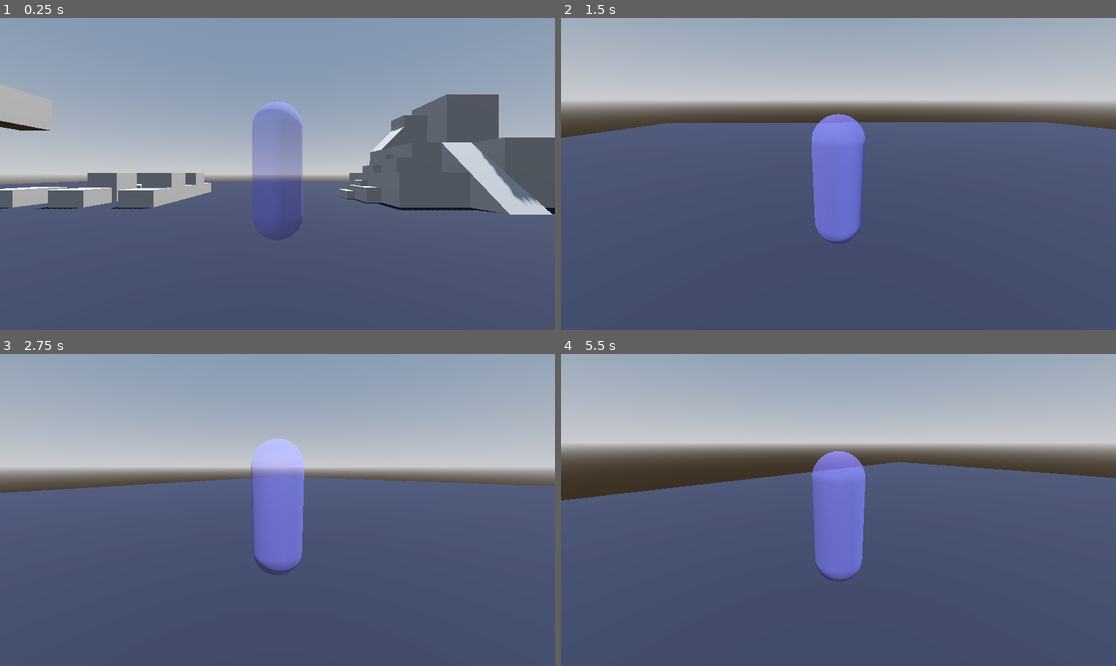
Above: before the commit, frames 1-4 (two rows, left to right).
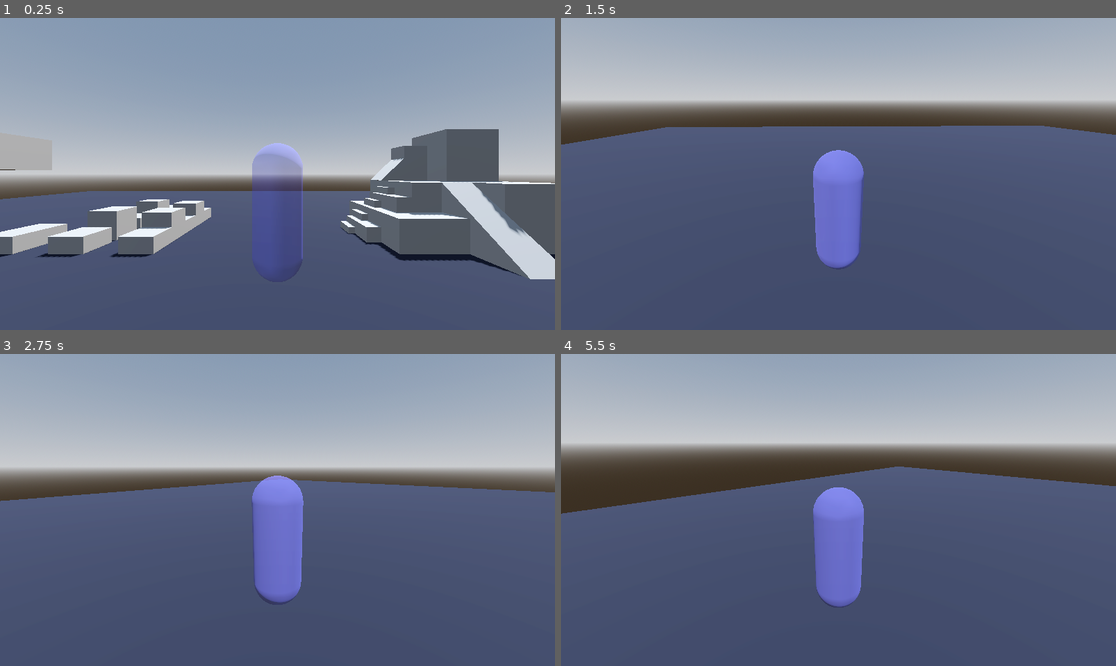
Above: after the commit, the same moments.

Repository: PantheraDigital/GodotCharacterStep
Game: Godot game, scene res://scenes/level.tscn
Two runs of this game, one before a commit and one after it. Both use one fixed random seed, a clock stepped at 60 frames per second and the inputs below.
Inputs (mouse positions are in pixels of both pictures, inside the frame that each line leads up to):
- Up to frame 1 (0.25 s): no input
- Up to frame 2 (1.5 s): move the mouse to (960, 158) at 0.52 s; hold D (move_right) 0.53-1.28 s; click (960, 158) at 0.67 s; tap Space (jump) at 0.77 s; move the mouse to (810, 174) at 1.27 s; hold W (move_forward) from 1.28 s (still down)
- Up to frame 3 (2.75 s): keep holding W (move_forward); tap Space (jump) at 1.52 s; move the mouse to (288, 503) at 2.02 s
- Up to frame 4 (5.5 s): keep holding W (move_forward); move the mouse to (832, 516) at 2.77 s; click (832, 516) at 2.92 s; tap Space (jump) at 3.02, 3.77, 4.52 s; move the mouse to (877, 513) at 3.52 s; move the mouse to (794, 506) at 4.27 s; move the mouse to (844, 510) at 5.02 s; click (844, 510) at 5.17 s

The runs differ from the first frame. In frame 1, 19% of the frame differs, in the area x 0-100%, y 21-84%; in frame 2, 3.4%; in frame 3, 3.9%; in frame 4, 4.6%.

Commit message:
step interface change
Step functions are more general use now, no longer using a collider and body. Logic has been changed to accommodate this change in used data. 
Step up function has also been adjusted to slim the stabilizer ray casts, allowing for usage on smaller surfaces.
Along with function argument changes the step functions also return a dictionary now instead of just a location. This is to provide more data to the caller allowing them to use it as they need instead of the functions having too much responsibility, limiting function flexibility.

Diff:
--- a/scenes/level.tscn
+++ b/scenes/level.tscn
@@ -69,9 +69,9 @@
 use_collision = true
 
 [node name="CSGBox3D2" type="CSGBox3D" parent="CSGCombiner3D2"]
-transform = Transform3D(1, 0, 0, 0, 0.707107, -0.707107, 0, 0.707107, 0.707107, 0, -0.915232, 1.20711)
+transform = Transform3D(1, 0, 0, 0, 0.766045, -0.642788, 0, 0.642788, 0.766045, 0, -0.936701, 1.43864)
 use_collision = true
-size = Vector3(1, 1, 3)
+size = Vector3(1, 1, 3.27966)
 
 [node name="CSGCombiner3D" type="CSGCombiner3D" parent="."]
 use_collision = true
@@ -100,20 +100,21 @@
 use_collision = true
 
 [node name="CSGBox3D6" type="CSGBox3D" parent="CSGCombiner3D3"]
-transform = Transform3D(1, 0, 0, 0, 1, 0, 0, 0, 1, 4.7, 1.2, -6)
+transform = Transform3D(1, 0, 0, 0, 1, 0, 0, 0, 1, 4.75, 1.25, -6)
 use_collision = true
 
 [node name="CSGBox3D7" type="CSGBox3D" parent="CSGCombiner3D3"]
-transform = Transform3D(1, 0, 0, 0, 1, 0, 0, 0, 1, 4.2, 0.8, -6)
+transform = Transform3D(1, 0, 0, 0, 1, 0, 0, 0, 1, 4.25, 0.65, -6)
 use_collision = true
+size = Vector3(1, 1.2, 1)
 
 [node name="CSGBox3D8" type="CSGBox3D" parent="CSGCombiner3D3"]
-transform = Transform3D(1, 0, 0, 0, 1, 0, 0, 0, 1, 3.7, 0.35, -6)
+transform = Transform3D(1, 0, 0, 0, 1, 0, 0, 0, 1, 3.75, 0.4, -6)
 use_collision = true
 size = Vector3(1, 0.7, 1)
 
 [node name="CSGBox3D9" type="CSGBox3D" parent="CSGCombiner3D3"]
-transform = Transform3D(1, 0, 0, 0, 1, 0, 0, 0, 1, 3.2, -0.05, -6)
+transform = Transform3D(1, 0, 0, 0, 1, 0, 0, 0, 1, 3.25, -0.1, -6)
 use_collision = true
 size = Vector3(1, 0.7, 1)
 
@@ -141,7 +142,7 @@
 transform = Transform3D(1, 0, 0, 0, 1, 0, 0, 0, 1, 5, 1.5, -7)
 
 [node name="CSGBox3D5" type="CSGBox3D" parent="CSGCombiner3D4"]
-transform = Transform3D(0.707107, 0.707107, 0, -0.707107, 0.707107, 0, 0, 0, 1, 5.35073, 2.1503, -7)
+transform = Transform3D(0.694659, 0.71934, 0, -0.71934, 0.694659, 0, 0, 0, 1, 5.35693, 2.1371, -7)
 size = Vector3(0.991699, 1.41157, 1)
 
 [node name="CSGBox3D4" type="CSGBox3D" parent="CSGCombiner3D4"]
--- a/scenes/player.tscn
+++ b/scenes/player.tscn
@@ -18,16 +18,18 @@
 script = ExtResource("1_4flbx")
 
 [node name="CollisionShape3D" type="CollisionShape3D" parent="."]
+transform = Transform3D(1, 0, 0, 0, 1, 0, 0, 0, 1, 0, 1, 0)
 shape = SubResource("CapsuleShape3D_onrkg")
 
 [node name="MeshInstance3D" type="MeshInstance3D" parent="."]
+transform = Transform3D(1, 0, 0, 0, 1, 0, 0, 0, 1, 0, 1, 0)
 mesh = SubResource("CapsuleMesh_4flbx")
 
 [node name="CameraPivot" type="Node3D" parent="."]
-transform = Transform3D(1, 0, 0, 0, 1, 0, 0, 0, 1, 0, 0.5, 0)
+transform = Transform3D(1, 0, 0, 0, 1, 0, 0, 0, 1, 0, 1.5, 0)
 
 [node name="SpringArm3D" type="SpringArm3D" parent="CameraPivot"]
-transform = Transform3D(1, 0, 0, 0, 1, 0, 0, 0, 1, 0, 0.5, 0)
+transform = Transform3D(1, 0, 0, 0, 1, 0, 0, 0, 1, 0, 1.5, 0)
 top_level = true
 spring_length = 3.0
 
--- a/scripts/Player.gd
+++ b/scripts/Player.gd
@@ -58,7 +58,7 @@
 	var perform_step := false
 	if !move_direction.is_zero_approx():
 		# set up variables
-		var start : Vector3 = Vector3(global_position.x, global_position.y - (_collision_shape_3d.shape.height / 2), global_position.z)
+		var start : Vector3 = global_position
 		var start_offset : Vector3 = Vector3.ZERO
 		var direction : Vector3 = Vector3(velocity.x, 0.0, velocity.z).normalized()
 		var width : float = _collision_shape_3d.shape.radius * 0.5
@@ -82,22 +82,25 @@
 			perform_step = true
 
 	# step_up should come BEFORE move_and_slide
+	# we need to move the player to the ledge before they run into it like a wall
 	# move_and_slide will smooth the movement of the character after step_up
+	var stepped_up := false # reduces step down calls
 	if !move_direction.is_zero_approx() and perform_step:
-		var step : Dictionary = CharacterStep3D.step_up(self, _collision_shape_3d, MAX_STEP_UP)
-		if step and step["normal"].angle_to(Vector3.UP) <= floor_max_angle:
-			# center point of player is in the middle so we need to raise it half of its height to align the bottom to the ground
-			global_position.y = step["point"].y + (_collision_shape_3d.shape.height / 2)
+		var step : Dictionary = CharacterStep3D.step_up(self.get_rid(), global_transform, MAX_STEP_UP, Vector3(velocity.x, 0.0, velocity.z).normalized(), _collision_shape_3d.shape.radius * 0.5, 0.25)
+		if !step.is_empty() and step["normal"].angle_to(Vector3.UP) <= floor_max_angle:
+			global_position.y = step["point"].y
+			stepped_up = true
 
 	move_and_slide()
 
 	# step_down should come AFTER move_and_slide
 	# this is because if the player is not grounded but they were grounded before they moved
 	# then they have stepped off a ledge and it should be checked if they can step_down
-	if not is_on_floor() and velocity.y <= 0 and was_on_floor:
-		var step : Vector3 = CharacterStep3D.step_down(self, _collision_shape_3d, MAX_STEP_DOWN)
-		if step != global_position:
-			global_position = step
+	if not stepped_up and not is_on_floor() and velocity.y <= 0 and was_on_floor:
+		var ground_validation : Callable = func(_point : Vector3, _normal : Vector3) -> bool : return _normal.angle_to(Vector3.UP) <= floor_max_angle
+		var step : Dictionary = CharacterStep3D.step_down(self.get_rid(), global_transform, MAX_STEP_DOWN, Vector3(velocity.x, 0.0, velocity.z).normalized(), _collision_shape_3d.shape.radius, ground_validation)
+		if !step.is_empty():
+			global_position = step["point"]
 
 	# apply_floor_snap should come after all movement
 	if velocity.y <= 0:
@@ -105,9 +108,9 @@
 		apply_floor_snap()
 
 	# smooth camera movement to prevent harsh teleporting when stepping up and down
-	_spring_arm_3d.global_position.x = global_position.x
-	_spring_arm_3d.global_position.y = lerpf(_spring_arm_3d.global_position.y, global_position.y, 0.15)
-	_spring_arm_3d.global_position.z = global_position.z
+	_spring_arm_3d.global_position.x = _camera_pivot.global_position.x
+	_spring_arm_3d.global_position.y = lerpf(_spring_arm_3d.global_position.y, _camera_pivot.global_position.y, 0.15)
+	_spring_arm_3d.global_position.z = _camera_pivot.global_position.z
 
 
 func _unhandled_input(event: InputEvent) -> void:
--- a/scripts/character_step.gd
+++ b/scripts/character_step.gd
@@ -1,118 +1,93 @@
 extends Object
 class_name CharacterStep3D
 
+## Created by: Panthera
+## https://github.com/PantheraDigital
+##
 ## Purpose:
 ## This static class helps CharacterBody3D objects ascend and descend ledges such as stairs.
-## PhysicsServer3D.body_test_motion() is used to project the character as if they were
-## moving up the ledge to test for collision. Then either a clear position is returned
-## or the CharacterBody3D’s original position, where the body was before the projection,
-## is returned to indicate the ledge can not be ascended or descended.
 ##
 ## Usage:
 ## Be sure to utilize these methods within the CharacterBody3D’s _physics_process()
-## and to use if statements to reduce the number of unnecessary calls.
-## For step_up I recommend at least preventing calls if not moving.
-## For step_down I recommend having a was_on_floor bool, in a leading if statement as well
-## as calling when velocity.y <= 0 and not is_on_floor().
-## was_on_floor should be set to is_on_floor() at the beginning of _physics_process()
-## to determine if the CharacterBody3D was on a floor before it was moved.
-##
-## step_up should come BEFORE move_and_slide
-## move_and_slide will smooth the movement of the character after step_up
-##
-## step_down should come AFTER move_and_slide
-## this is because if the player is not grounded but they were grounded before they moved
-## then they have stepped off a ledge and it should be checked if they can step_down
+## and to limit step_down and step_up calls when possible. For example they don't need
+## to be called if not moving. step_down does not need to be called unless the CharacterBody3D is falling.
+## step_up does not need to be called unless there is a wall/unwalkable surface infront of CharacterBody3D.
 
-## Inspired by Godot: Stair-stepping Demo addon
-## https://github.com/kelpysama/Godot-Stair-Step-Demo/tree/main
-##
-## It did not quite work for me for my third person controller so I built my own,
-## taking some techniques from it, but remaking it to work as a static class so it can
-## easily be added to any character scripts.
+# Inspired by Godot: Stair-stepping Demo addon
+# https://github.com/kelpysama/Godot-Stair-Step-Demo/tree/main
+#
+# It did not quite work for me for my third person controller so I built my own,
+# taking some techniques from it, but remaking it to work as a static class so it can
+# easily be added to any character scripts.
 
 
-## Project the CharacterBody3D down to find suitable ground to “step down” to.
+## Project the CharacterBody3D down to find suitable ground to “step down” to. (Similar to apply_floor_snap())
 ## Place AFTER CharacterBody3D.move_and_slide()
 ##
-## Returns a global position for the CharacterBody3D to move to.
-##   The position is either a found suitable location to “step down” to,
-##   or the CharacterBody3D’s current global_position indicating no movement can be taken.
-static func step_down(body : CharacterBody3D, collider : CollisionShape3D, max_step_height : float, direction : Vector3 = Vector3.INF) -> Vector3:
+## Use direction and distance to perform extra forward checks if directly down is not a suitable step.
+## The ground_validation Callable gets given the point and normal of the projection down and is called before returning results. Use this to filter valid step down locations.
+## EX: func(_point : Vector3, _normal : Vector3) -> bool : return _normal.angle_to(Vector3.UP) <= floor_max_angle
+##	This will prevent returning points that have a slope too steep to walk on.
+##
+## Returns a Dictionary of the position and normal that may be stepped down to
+static func step_down(rid : RID, transform : Transform3D, max_step_height : float, direction : Vector3 = Vector3.ZERO, distance : float = 0.0, ground_validation : Callable = func(_point : Vector3, _normal : Vector3) -> bool : return true) -> Dictionary:
+	const BAD_POSITION = {}
 	var body_test_result = PhysicsTestMotionResult3D.new()
 	var body_test_params = PhysicsTestMotionParameters3D.new()
 
-	var vel_normalized : Vector3 = direction if (!direction.is_equal_approx(Vector3.INF)) else body.velocity.normalized()
-	# colision projections will go forward 1/4 the width of the collider
-	var collider_width : float = 0.0
-	if "radius" in collider.shape:
-		collider_width = collider.shape.radius / 2.0
-	elif "size" in collider.shape:
-		collider_width = (collider.shape.size.z / 2.0) / 2.0
-
-	# slightly forward positions to check if straight down fails
-	var mid_point_offset : Vector3 = vel_normalized * (collider_width / 2.0)
-	var end_point_offset : Vector3 = vel_normalized * collider_width
-
-	body_test_params.from = body.global_transform
+	body_test_params.from = transform
 	body_test_params.motion = Vector3(0, -max_step_height, 0)
 
-	for i in range(3):
-		# i == 0 uses body.position
-		if i == 1:
-			body_test_params.from.origin = body.global_position + mid_point_offset
-		elif i == 2:
-			body_test_params.from.origin = body.global_position + end_point_offset
+	if direction.is_zero_approx() or is_equal_approx(distance, 0.0):
+		if PhysicsServer3D.body_test_motion(rid, body_test_params, body_test_result):
+			return {"point": body_test_result.get_collision_point(), "normal": body_test_result.get_collision_normal()}
+		else:
+			return BAD_POSITION
 
-		if PhysicsServer3D.body_test_motion(body.get_rid(), body_test_params, body_test_result):
-			var floor_is_walkable : bool = body.floor_max_angle >= Vector3.UP.angle_to(body_test_result.get_collision_normal())
-			if floor_is_walkable:
-				var position : Vector3 = body.global_position
-				if i == 1:
-					position += mid_point_offset
-				elif i == 2:
-					position += end_point_offset
-				position.y += body_test_result.get_travel().y
-				return position
-		else:
-			break # early break if no ground bellow
+	var dir_normalized : Vector3 = direction if direction.is_normalized() else direction.normalized()
+	var mid_point_offset : Vector3 = dir_normalized * (distance * 0.5)
+	var end_point_offset : Vector3 = dir_normalized * distance
 
-	return body.global_position # not stepping down
+	# test start point
+	if PhysicsServer3D.body_test_motion(rid, body_test_params, body_test_result):
+		if ground_validation.call(body_test_result.get_collision_point(), body_test_result.get_collision_normal()):
+			return {"point": body_test_result.get_collision_point(), "normal": body_test_result.get_collision_normal()}
+
+	# test mid point
+	body_test_params.from.origin = transform.origin + mid_point_offset
+	if PhysicsServer3D.body_test_motion(rid, body_test_params, body_test_result):
+		if ground_validation.call(body_test_result.get_collision_point(), body_test_result.get_collision_normal()):
+			return {"point": body_test_result.get_collision_point(), "normal": body_test_result.get_collision_normal()}
+
+	# test end point
+	body_test_params.from.origin = transform.origin + end_point_offset
+	if PhysicsServer3D.body_test_motion(rid, body_test_params, body_test_result):
+		if ground_validation.call(body_test_result.get_collision_point(), body_test_result.get_collision_normal()):
+			return {"point": body_test_result.get_collision_point(), "normal": body_test_result.get_collision_normal()}
+
+	return BAD_POSITION # not stepping down
 
 ## Project the CharacterBody3D up and over a ledge to find suitable ground to “step up” to.
 ## Place BEFORE CharacterBody3D.move_and_slide()
 ##
-## Use distance to override the distance step_up checks for steps. Defaultly uses half of the collider size.
-## Use direction to override the direction step_up checks for steps. Defailtly uses body.velocity without body.velocity.y
+## Use minimum_ledge_depth to prevent stepping up onto ledges that are too small. Keep at 0.0 to step up onto any ledge.
 ##
 ## Returns a Dictionary of the ledge position and ledge normal
-static func step_up(body : CharacterBody3D, collider : CollisionShape3D, max_step_height : float, distance : float = -1.0, direction : Vector3 = Vector3.INF) -> Dictionary:
-	const BAD_POSITION = {"point":Vector3.INF, "normal":Vector3.INF}
-	if body.velocity.is_zero_approx():
+static func step_up(rid : RID, transform : Transform3D, max_step_height : float, direction : Vector3, distance : float, minimum_ledge_depth : float = 0.0) -> Dictionary:
+	const BAD_POSITION = {}
+	if direction.is_zero_approx():
 		return BAD_POSITION
 
 	var body_test_result = PhysicsTestMotionResult3D.new()
 	var body_test_params = PhysicsTestMotionParameters3D.new()
+	var dir_normalized : Vector3 = direction if direction.is_normalized() else direction.normalized()
 
-	var vel_normalized : Vector3 = direction if direction.is_normalized() else direction.normalized()
-	if (direction.is_equal_approx(Vector3.INF)):
-		# remove gravity to project straight forward
-		vel_normalized = Vector3(body.velocity.x, 0.0, body.velocity.z).normalized()
-
-	var collider_width : float = distance
-	if distance < 0.0:
-		# colision projections will go forward 1/4 the width of the collider
-		if "radius" in collider.shape:
-			collider_width = collider.shape.radius / 2.0
-		elif "size" in collider.shape:
-			collider_width = (collider.shape.size.z / 2.0) / 2.0
-
-	body_test_params.from = body.global_transform
-	body_test_params.motion = vel_normalized * collider_width
+	body_test_params.from = transform
+	body_test_params.motion = dir_normalized * distance
 
 
 	# project forward #
-	if !PhysicsServer3D.body_test_motion(body.get_rid(), body_test_params, body_test_result):
+	if !PhysicsServer3D.body_test_motion(rid, body_test_params, body_test_result):
 		return BAD_POSITION
 
 	var remaining_forward_vector : Vector3 = body_test_result.get_remainder()
@@ -120,24 +95,23 @@
 
 	# project up #
 	body_test_params.motion = Vector3(0, max_step_height, 0)
-	PhysicsServer3D.body_test_motion(body.get_rid(), body_test_params, body_test_result)
+	PhysicsServer3D.body_test_motion(rid, body_test_params, body_test_result)
 	body_test_params.from = body_test_params.from.translated(body_test_result.get_travel())
 
 	# project forward remaining forward dist #
 	body_test_params.motion = remaining_forward_vector
-	PhysicsServer3D.body_test_motion(body.get_rid(), body_test_params, body_test_result)
+	if PhysicsServer3D.body_test_motion(rid, body_test_params, body_test_result):
+		if body_test_result.get_travel().length() < minimum_ledge_depth:
+			return BAD_POSITION
 	body_test_params.from = body_test_params.from.translated(body_test_result.get_travel())
 
 	# project down #
 	body_test_params.motion = Vector3(0, -max_step_height, 0)
-	if !PhysicsServer3D.body_test_motion(body.get_rid(), body_test_params, body_test_result):
+	if !PhysicsServer3D.body_test_motion(rid, body_test_params, body_test_result):
 		return BAD_POSITION
-
-	if body.floor_max_angle < Vector3.UP.angle_to(body_test_result.get_collision_normal()):
-		return BAD_POSITION
-
 	# the returned position is at the height of the step and the distance of the first projection forward (aka the step ledge)
 	return {"point": body_test_result.get_collision_point(), "normal": body_test_result.get_collision_normal()}
+
 
 ## Snap intersect ray to the ground below origin, making it parallel to the ground.
 ## Will not raycast if ground is not found, unless allways_cast is set true.
@@ -158,9 +132,11 @@
 	# X = origin
 	# A = stabilizer origin
 	#
+	# X->A->B->C = stabilizer
+	#
 	# X->Y = floor normal ray (stabilizer_height + (stabilizer_height/2))
 	# B->C = front stabalizer ray (stabilizer_height + VERTICAL_EXTENSION + slope_adjustment)
-	# b->c = back stabalizer ray (stabilizer_height + VERTICAL_EXTENSION + slope_adjustment)
+	# A->X = back stabalizer ray (stabilizer_height + VERTICAL_EXTENSION + slope_adjustment)
 	# X->x = floor aligned raytrace (length)
 	#
 	# X->A = (stabilizer_height)
@@ -171,13 +147,13 @@
 	query = PhysicsRayQueryParameters3D.create(Vector3(origin.x, origin.y + (stabilizer_height * 0.5), origin.z), Vector3(origin.x, origin.y - stabilizer_height, origin.z))
 	query.exclude = exclude
 	var init_result : Dictionary = space_state.intersect_ray(query)
-	if !init_result:
+	if !init_result: # no ground
 		if allways_cast:
 			query = PhysicsRayQueryParameters3D.create(origin, origin + (direction * length))
 			query.exclude = exclude
 			return space_state.intersect_ray(query)
 		else:
-			return {"error":"no ground"} # no ground
+			return {"error":"no ground"}
 
 	var floor_normal : Vector3 = init_result.normal
 	var floor_angle : float = Vector3.UP.angle_to(floor_normal) if Vector3.UP.angle_to(floor_normal) < deg_to_rad(90.0) else deg_to_rad(89.9) # clamp floor angle
@@ -191,16 +167,13 @@
 	var slope_adjustment : float = (A.distance_to(B) * tan(floor_angle)) # doesn't work with 90 deg or greater
 	var height : float = stabilizer_height + slope_adjustment + VERTICAL_EXTENSION
 	var C : Vector3 = Vector3(B.x, B.y - height, B.z)
-
 	query = PhysicsRayQueryParameters3D.create(B,C)
 	query.exclude = exclude
 	var front_result : Dictionary = space_state.intersect_ray(query)
 
 	# back stabilizer ray
-	var b : Vector3 = A
-	var c : Vector3 = Vector3(b.x, b.y - height, b.z)
-
-	query = PhysicsRayQueryParameters3D.create(b,c)
+	var X : Vector3 = Vector3(A.x, A.y - height, A.z)
+	query = PhysicsRayQueryParameters3D.create(A,X)
 	query.exclude = exclude
 	var back_result : Dictionary = space_state.intersect_ray(query)
 
@@ -210,10 +183,9 @@
 	if front_result and back_result:
 		dir = (front_result.position - back_result.position).normalized()
 		start = back_result.position
-		start.y += 0.01 # small height adjustment to keep ray out of ground
+		start.y += 0.001 # small height adjustment to keep ray out of ground
 	elif !allways_cast:
 		return {"error":"stabilizer leg fail"} # trouble aligning
-
 
 	query = PhysicsRayQueryParameters3D.create(start, start + (dir * length))
 	query.exclude = exclude
